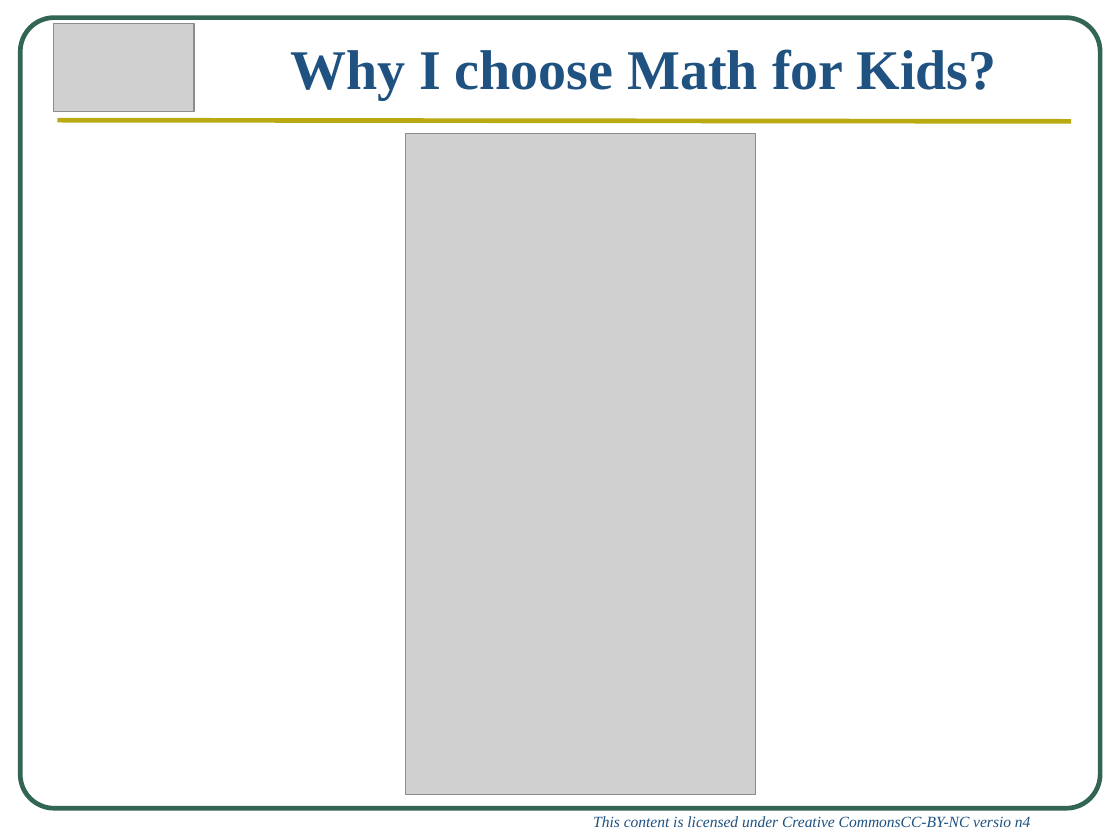
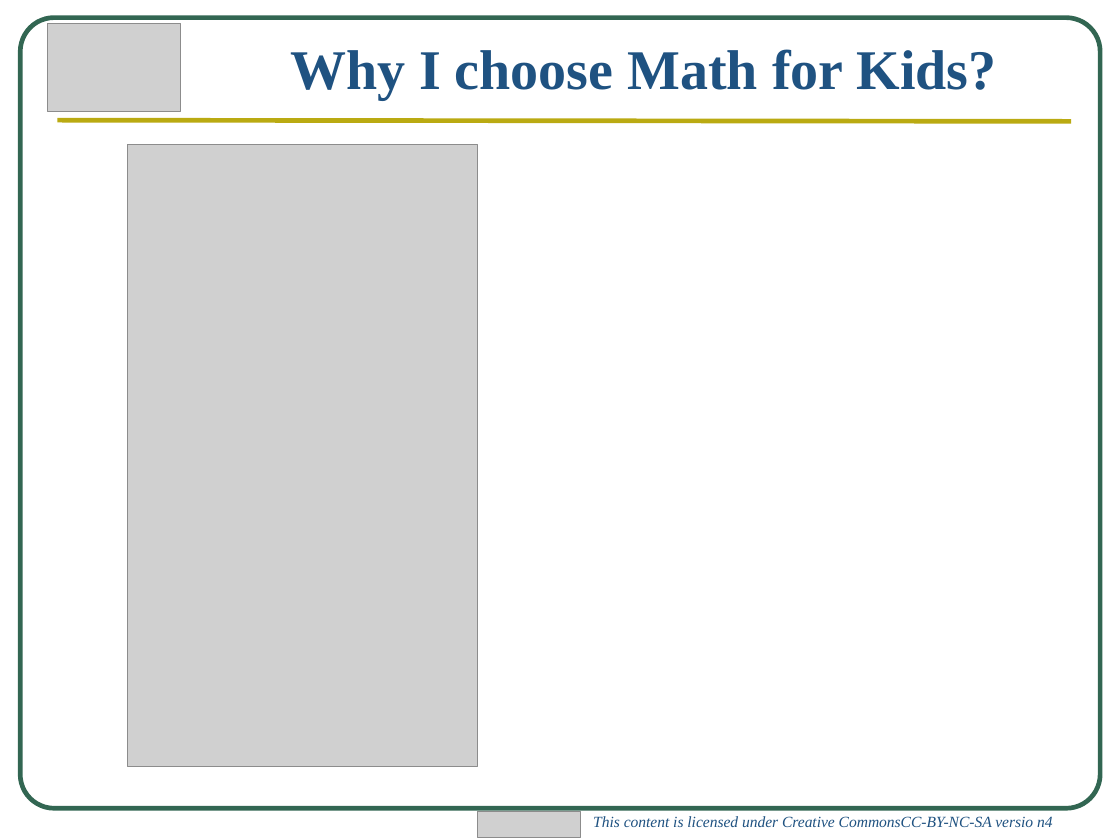
Before and after one commit to trantrungnt/Final-Project, a slide deck: slide 4 of Group1_TrungNT_Gen3_Android_TechKids_v1.ppt. Drawn at 1120x840 pixels with LibreOffice and Linux fonts; fonts in the diff are those of the drawing; grey boxes stand for pictures; background and template pictures are left out. Boxes give left, top, right and bottom in pixels: in the first picture for what was removed or moved away, otherwise in the second. Text is boxed around its words. In the diff, an @@ line names an element or a change of style, - is before the commit and + after.

```diff
--- a/Group1_TrungNT_Gen3_Android_TechKids_v1.ppt
+++ b/Group1_TrungNT_Gen3_Android_TechKids_v1.ppt
@@ picture: place and size @@
-picture at box(53, 24, 194, 112)
+picture at box(47, 24, 180, 112)
@@ picture: place and size @@
-picture at box(405, 133, 756, 794)
+picture at box(128, 144, 477, 767)
@@ picture added at box(477, 811, 580, 837) @@
@@ text at box(593, 816, 1053, 827): text changed @@
-This content is licensed under Creative CommonsCC-BY-NC versio n4
+This content is licensed under Creative CommonsCC-BY-NC-SA versio n4
```
Also in this commit, not shown: 8 other slides changed.
